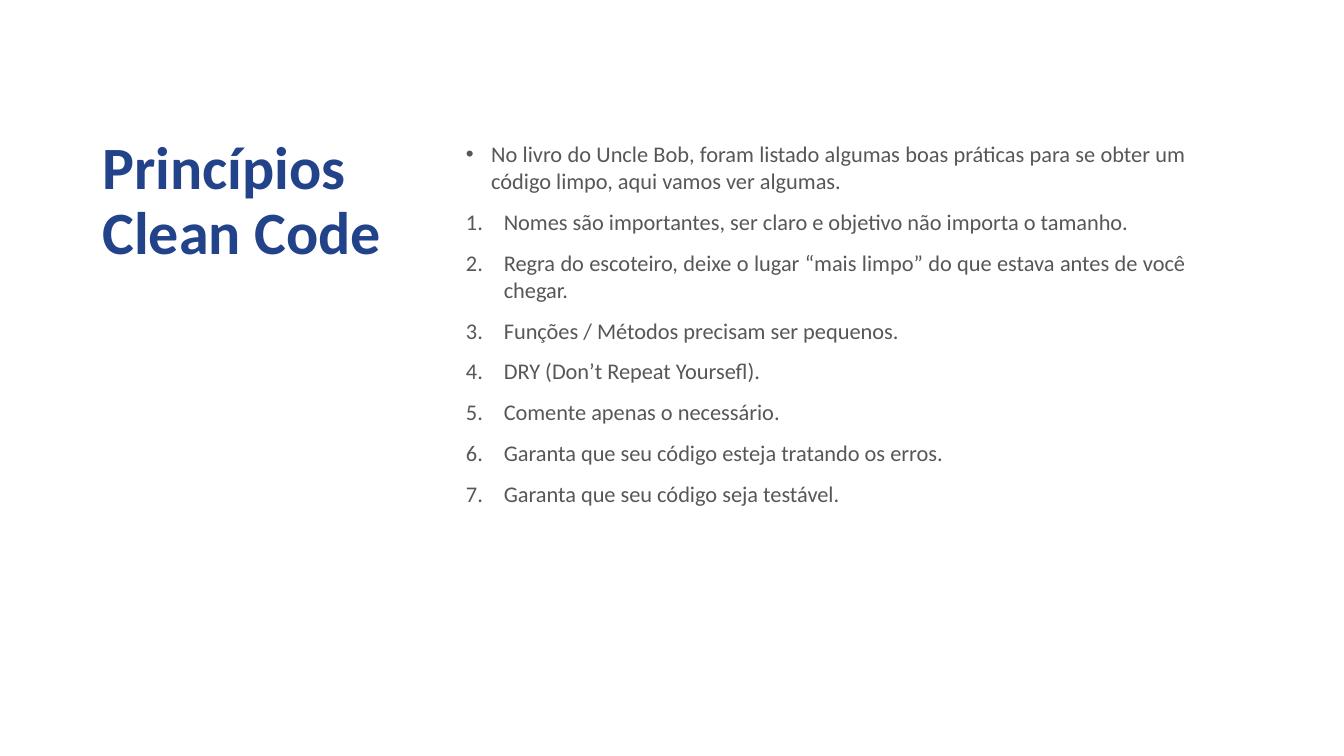
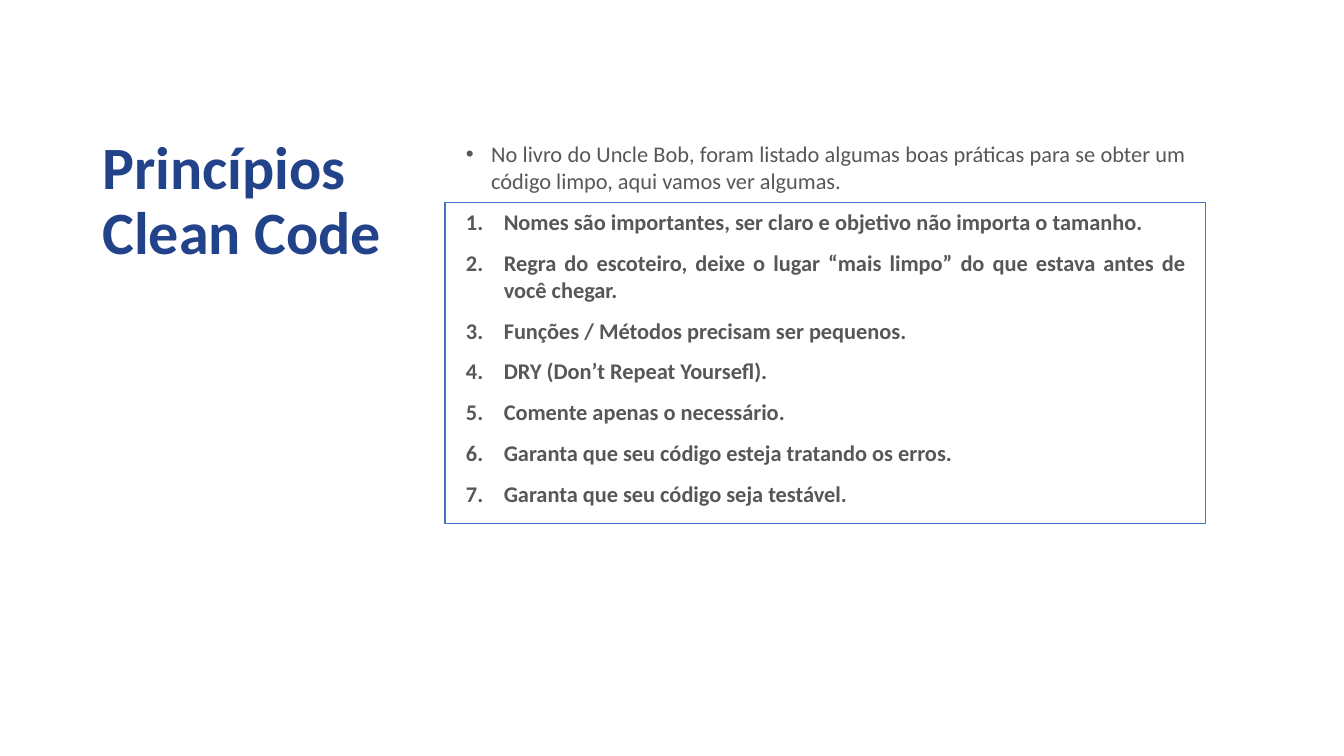
Before and after one commit to jcmdsbr/five-workshop-real-apps, a slide deck: slide 6 of docs/treinamento-estagiarios-five.pptx. Drawn at 1344x756 pixels with LibreOffice and Linux fonts; fonts in the diff are those of the drawing; background and template pictures are left out. Boxes give left, top, right and bottom in pixels: in the first picture for what was removed or moved away, otherwise in the second. Text is boxed around its words. In the diff, an @@ line names an element or a change of style, - is before the commit and + after.

```diff
--- a/docs/treinamento-estagiarios-five.pptx
+++ b/docs/treinamento-estagiarios-five.pptx
@@ rectangle added at [446,203,1207,524], outline #4472C4 0.75 pt @@
@@ text at [504,214,1185,506]: bold on in "Nomes são importantes, ser claro e objetivo ...", "Regra do escoteiro, deixe o lugar “mais ...", "Funções / Métodos precisam ser pequenos.", "DRY (Don’t Repeat Yoursefl)." and 3 more places @@
```
Also in this commit, not shown: 6 other slides changed, 5 slides added, 1 slide removed.
